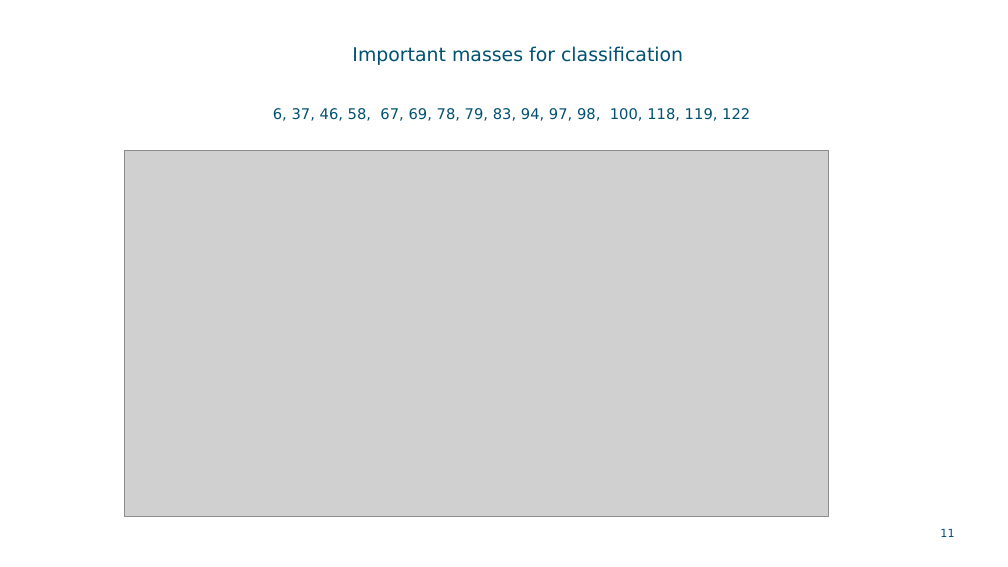
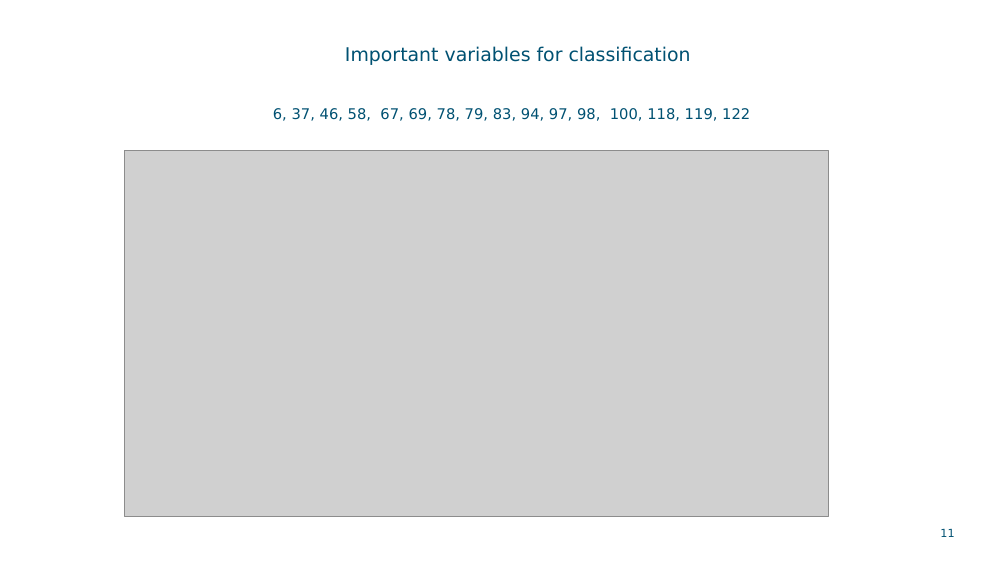
Before and after one commit to MMBDD/Serbia, a slide deck: slide 11 of Brines/PLSDAbrines.pptx. Drawn at 1008x567 pixels with LibreOffice and Linux fonts; fonts in the diff are those of the drawing; grey boxes stand for pictures; background and template pictures are left out. Boxes give left, top, right and bottom in pixels: in the first picture for what was removed or moved away, otherwise in the second. Text is boxed around its words. In the diff, an @@ line names an element or a change of style, - is before the commit and + after.

```diff
--- a/Brines/PLSDAbrines.pptx
+++ b/Brines/PLSDAbrines.pptx
@@ title at (345, 46, 691, 65): text changed @@
-Important masses for classification
+Important variables for classification
```
Also in this commit, not shown: 6 other slides changed, 3 other files.
